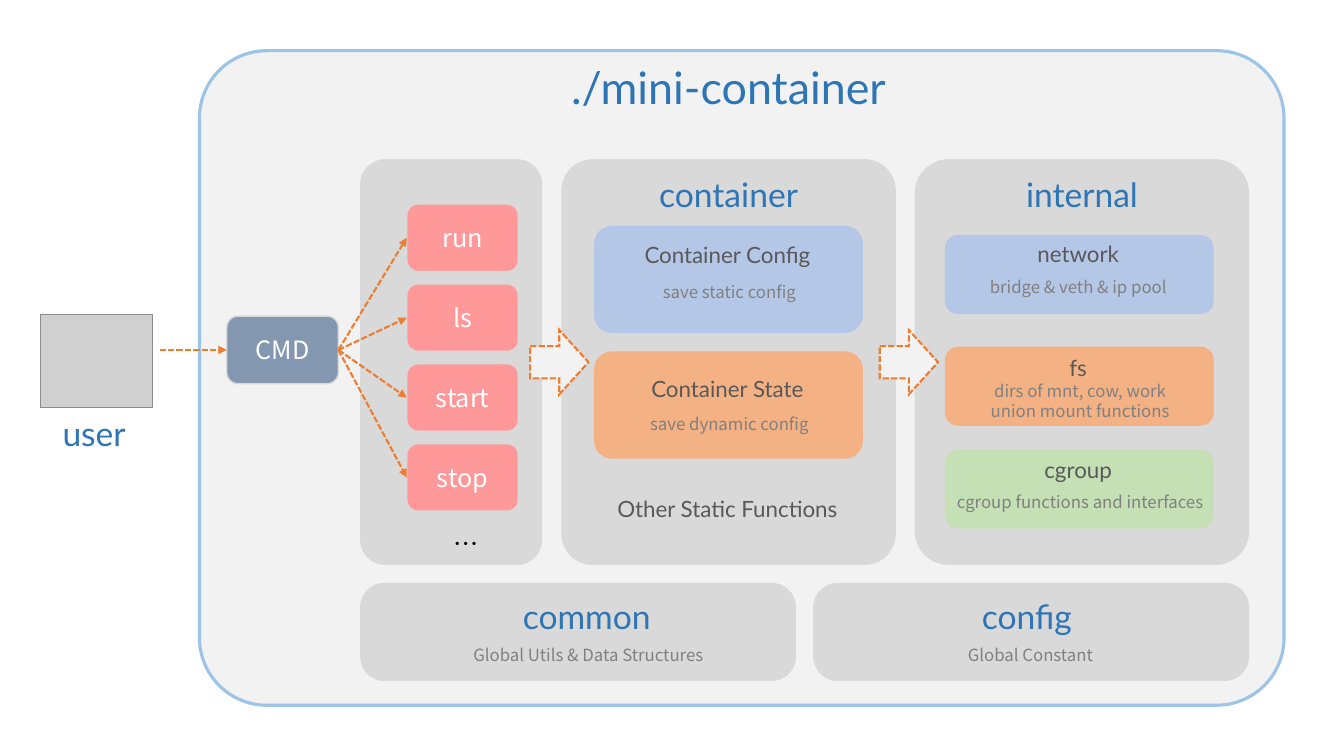
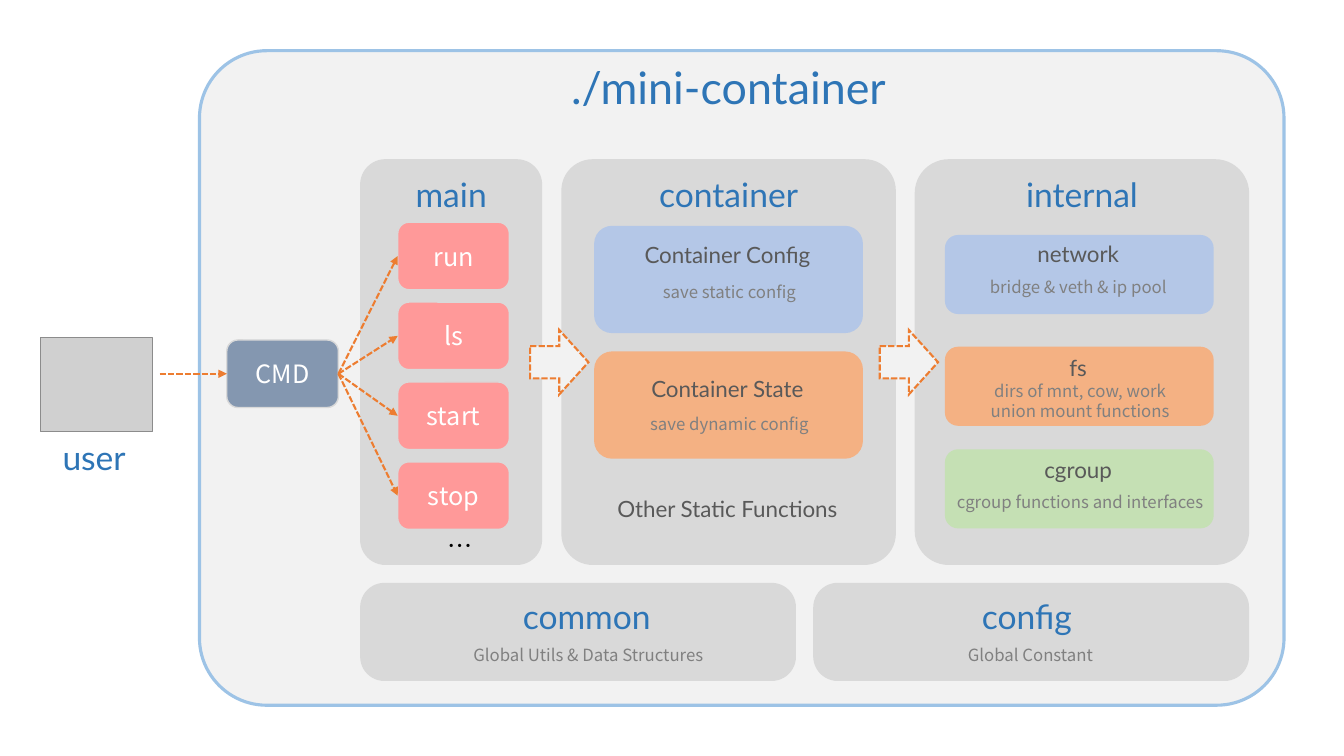
Before and after one commit to xiaolongliu98/mini-container, a slide deck: slide 1 of assets/structure.pptx. Drawn at 1344x756 pixels with LibreOffice and Linux fonts; fonts in the diff are those of the drawing; grey boxes stand for pictures. Boxes give left, top, right and bottom in pixels: in the first picture for what was removed or moved away, otherwise in the second. Text is boxed around its words. In the diff, an @@ line names an element or a change of style, - is before the commit and + after.

```diff
--- a/assets/structure.pptx
+++ b/assets/structure.pptx
@@ text added at bbox=[416, 182, 487, 208], 24 pt, text #2E75B6 @@
+main
@@ arrow moved from (339, 350) - (407, 238) to (339, 374) - (398, 256) @@
@@ arrow moved from (339, 350) - (407, 318) to (339, 374) - (398, 336) @@
@@ 1 picture, 1 rounded rectangle, 1 text, 1 arrow: place and size @@
-1 picture, 1 rounded rectangle, 1 text, 1 arrow at bbox=[40, 315, 339, 447]
+1 picture, 1 rounded rectangle, 1 text, 1 arrow at bbox=[40, 338, 339, 471]
@@ arrow moved from (339, 350) - (407, 478) to (339, 374) - (398, 496) @@
@@ arrow moved from (339, 350) - (407, 397) to (339, 374) - (398, 415) @@
@@ 4 rounded rectangles: place and size @@
-4 rounded rectangles at bbox=[407, 204, 519, 511]
+4 rounded rectangles at bbox=[398, 222, 510, 529]
@@ text "…": place and size @@
-text "…" at bbox=[444, 523, 482, 564]
+text "…" at bbox=[438, 526, 476, 567]
```
Also in this commit, not shown: 4 other files.
